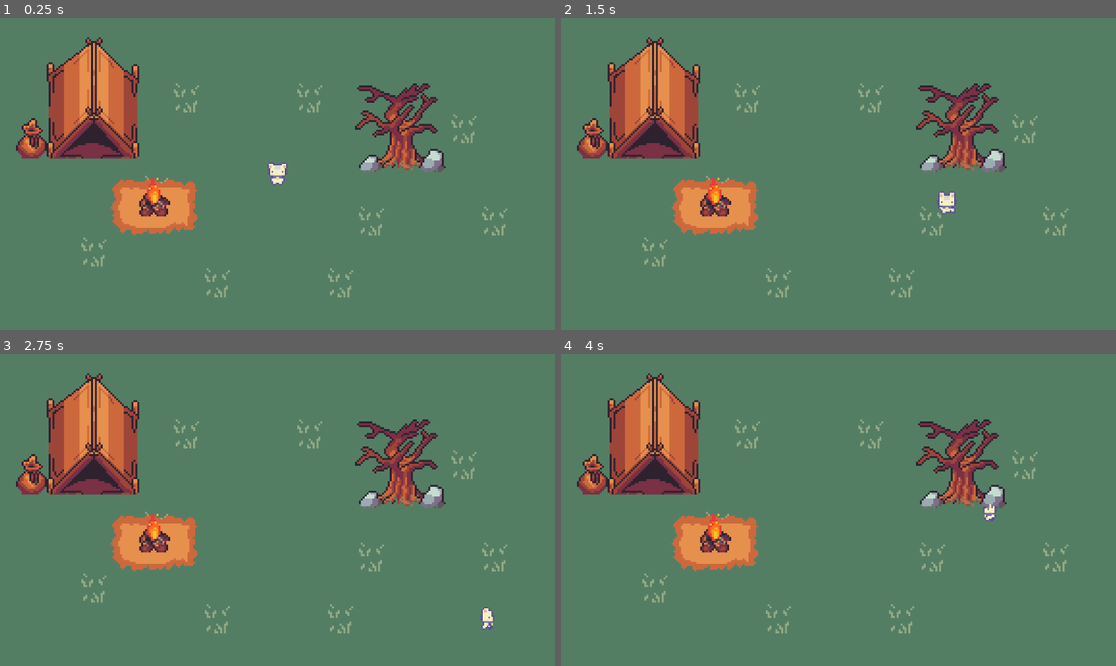
Above: before the commit, frames 1-4 (two rows, left to right).
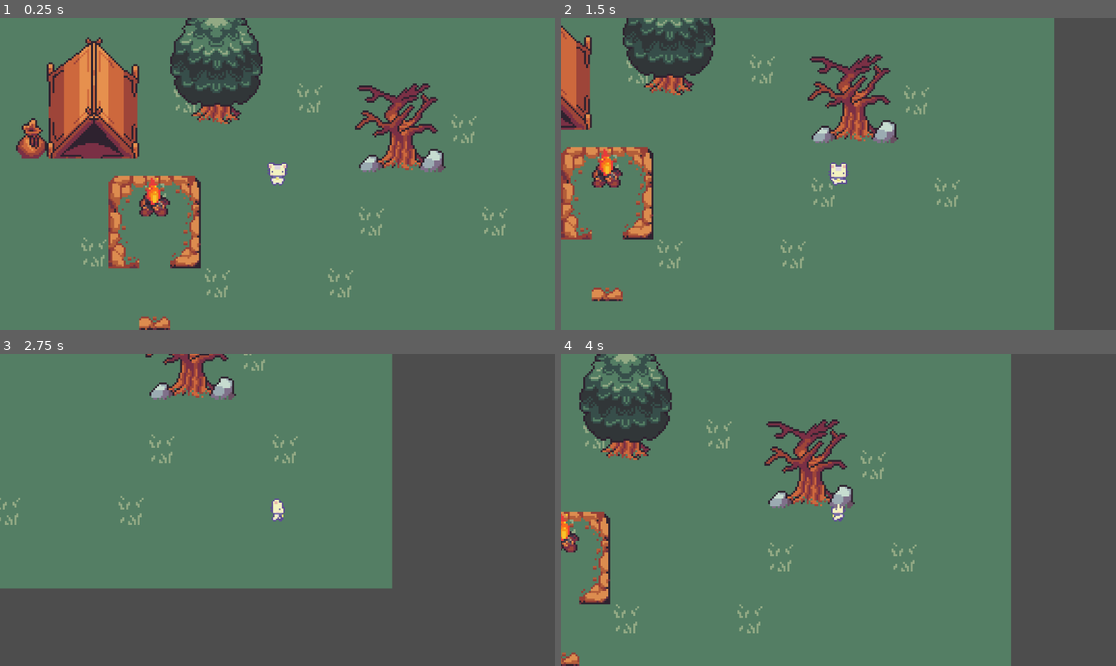
Above: after the commit, the same moments.

Repository: emmadilemma320/EdenEmGame
Game: Godot game, scene res://Scenes/world.tscn
Two runs of this game, one before a commit and one after it. Both use one fixed random seed, a clock stepped at 60 frames per second and the inputs below.
Inputs:
- Up to frame 1 (0.25 s): no input
- Up to frame 2 (1.5 s): hold D (move_right) 0.53-1.28 s; hold S (move_down) from 1.28 s (still down)
- Up to frame 3 (2.75 s): release S (move_down) at 2.03 s; hold D (move_right) from 2.03 s (still down)
- Up to frame 4 (4 s): release D (move_right) at 2.78 s; hold W (move_up) 2.78-3.53 s; hold A (move_left) from 3.53 s (still down)

The runs differ from the first frame. In frame 1, 7.0% of the frame differs, in the area x 19-48%, y 0-100%; in frame 2, 31%; in frame 3, 58%, in the area x 0-100%, y 0-100%; in frame 4, 36%.

Commit message:
Beginning Collision + Camera Movement
Start of collision, camera now follows player

Diff:
--- a/Resources/Ground_Terrain(64x64size).tres
+++ b/Resources/Ground_Terrain(64x64size).tres
@@ -8,7 +8,9 @@
 texture_region_size = Vector2i(64, 64)
 3:0/0 = 0
 4:0/0 = 0
+4:0/0/physics_layer_0/polygon_0/points = PackedVector2Array(-11.6653, 2.36813, 12.5423, 0.263123, 20.4361, 16.5769, -18.8574, 14.9982)
 5:0/0 = 0
+5:0/0/physics_layer_0/polygon_0/points = PackedVector2Array(-1.84188, -11.8407, 16.2261, -10.9636, 20.4361, 16.5769, -18.8574, 14.9982)
 8:0/0 = 0
 9:0/0 = 0
 10:0/0 = 0
@@ -16,6 +18,7 @@
 12:0/0 = 0
 14:0/0 = 0
 15:0/0 = 0
+15:0/0/physics_layer_0/polygon_0/points = PackedVector2Array(16.967, -32, 17.0997, 32, 11.9596, 32, 11.9267, -32)
 16:0/0 = 0
 17:0/0 = 0
 18:0/0 = 0
@@ -28,13 +31,17 @@
 25:0/0 = 0
 3:1/0 = 0
 4:1/0 = 0
+4:1/0/physics_layer_0/polygon_0/points = PackedVector2Array(-11.6653, 2.36813, 12.5423, 0.263123, 20.4361, 16.5769, -18.8574, 14.9982)
 5:1/0 = 0
+5:1/0/physics_layer_0/polygon_0/points = PackedVector2Array(-1.84188, -11.8407, 16.2261, -10.9636, 20.4361, 16.5769, -18.8574, 14.9982)
 8:1/0 = 0
 9:1/0 = 0
 11:1/0 = 0
 12:1/0 = 0
 14:1/0 = 0
+14:1/0/physics_layer_0/polygon_0/points = PackedVector2Array(16.967, -32, 17.0997, 32, 11.9596, 32, 11.9267, -32)
 16:1/0 = 0
+16:1/0/physics_layer_0/polygon_0/points = PackedVector2Array(16.967, -32, 17.0997, 32, 11.9596, 32, 11.9267, -32)
 17:1/0 = 0
 18:1/0 = 0
 19:1/0 = 0
@@ -127,9 +134,13 @@
 23:8/0 = 0
 24:8/0 = 0
 25:8/0 = 0
+0:9/next_alternative_id = 2
 0:9/0 = 0
+0:9/0/physics_layer_0/polygon_0/points = PackedVector2Array(-32, -16.8477, -16.4485, -32, 32, -32, 32, -8.08236, 10.3801, -8.38392, -7.82499, 9.66147, -8.06019, 32, -32, 32)
 1:9/0 = 0
+1:9/0/physics_layer_0/polygon_0/points = PackedVector2Array(32, -32, 32, -7.98814, -32, -8.00521, -32, -32)
 2:9/0 = 0
+2:9/0/physics_layer_0/polygon_0/points = PackedVector2Array(16.8477, -32, 32, -16.4485, 32, 32, 8.08236, 32, 8.38392, 10.3801, -9.66147, -7.82499, -32, -8.06019, -32, -32)
 3:9/0 = 0
 4:9/0 = 0
 10:9/0 = 0
@@ -146,7 +157,9 @@
 24:9/0 = 0
 25:9/0 = 0
 0:10/0 = 0
+0:10/0/physics_layer_0/polygon_0/points = PackedVector2Array(-32, -32, -7.98814, -32, -8.00521, 32, -32, 32)
 2:10/0 = 0
+2:10/0/physics_layer_0/polygon_0/points = PackedVector2Array(32, 32, 7.98814, 32, 8.00521, -32, 32, -32)
 3:10/0 = 0
 4:10/0 = 0
 6:10/0 = 0
@@ -160,8 +173,11 @@
 24:10/0 = 0
 25:10/0 = 0
 0:11/0 = 0
+0:11/0/physics_layer_0/polygon_0/points = PackedVector2Array(-16.8477, 32, -32, 16.4485, -32, -32, -8.08236, -32, -8.38392, -10.3801, 9.66147, 7.82499, 32, 8.06019, 32, 32)
 1:11/0 = 0
+1:11/0/physics_layer_0/polygon_0/points = PackedVector2Array(-32, 32, -32, 7.98814, 32, 8.00521, 32, 32)
 2:11/0 = 0
+2:11/0/physics_layer_0/polygon_0/points = PackedVector2Array(32, 16.8477, 16.4485, 32, -32, 32, -32, 8.08236, -10.3801, 8.38392, 7.82499, -9.66147, 8.06019, -32, 32, -32)
 11:11/0 = 0
 12:11/0 = 0
 13:11/0 = 0
@@ -225,8 +241,10 @@
 0:0/0 = 0
 1:0/size_in_atlas = Vector2i(1, 2)
 1:0/0 = 0
+1:0/0/physics_layer_0/polygon_0/points = PackedVector2Array(-32, -3.88075, 32, -3.5703, 32.0137, 47.6258, -31.8382, 47.9766)
 2:0/size_in_atlas = Vector2i(1, 2)
 2:0/0 = 0
+2:0/0/physics_layer_0/polygon_0/points = PackedVector2Array(-32, -3.88075, 32, -3.5703, 32.0137, 47.6258, -31.8382, 47.9766)
 6:0/size_in_atlas = Vector2i(2, 2)
 6:0/0 = 0
 6:2/size_in_atlas = Vector2i(2, 2)
@@ -257,17 +275,23 @@
 6:4/0 = 0
 6:6/size_in_atlas = Vector2i(3, 4)
 6:6/0 = 0
+6:6/0/physics_layer_0/polygon_0/points = PackedVector2Array(-90.8097, -51.226, 91.4307, -45.6377, 92.0516, 123.874, -91.7411, 124.495)
 0:2/size_in_atlas = Vector2i(3, 3)
 0:2/0 = 0
+0:2/0/physics_layer_0/polygon_0/points = PackedVector2Array(-24.8917, 37.8972, 27.5581, 38.7743, 30.3647, 49.8255, 50.7132, 63.8589, 29.1368, 62.4556, 45.4506, 75.4365, 12.4722, 71.4019, 16.1559, 84.0319, -5.94664, 70.174, -33.838, 74.7348, -25.2425, 62.4556, -49.9764, 66.4902, -29.1017, 49.2993)
 3:2/size_in_atlas = Vector2i(3, 3)
 3:2/0 = 0
+3:2/0/physics_layer_0/polygon_0/points = PackedVector2Array(-24.8917, 37.8972, 27.5581, 38.7743, 30.3647, 49.8255, 50.7132, 63.8589, 29.1368, 62.4556, 45.4506, 75.4365, 12.4722, 71.4019, 16.1559, 84.0319, -5.94664, 70.174, -33.838, 74.7348, -25.2425, 62.4556, -49.9764, 66.4902, -29.1017, 49.2993)
 0:5/size_in_atlas = Vector2i(3, 4)
 0:5/0 = 0
+0:5/0/physics_layer_0/polygon_0/points = PackedVector2Array(-25.7688, 68.7706, 28.9614, 69.8231, 30.5402, 83.1548, 48.959, 94.0307, 28.0843, 94.557, 42.4685, 104.556, 16.1559, 98.767, 22.9972, 114.905, -11.3846, 99.8195, -34.0134, 108.24, -20.6817, 89.8207, -46.468, 98.767, -27.6984, 83.1548)
 3:5/size_in_atlas = Vector2i(3, 4)
 3:5/0 = 0
+3:5/0/physics_layer_0/polygon_0/points = PackedVector2Array(-25.7688, 68.7706, 28.9614, 69.8231, 30.5402, 83.1548, 48.959, 94.0307, 28.0843, 94.557, 42.4685, 104.556, 16.1559, 98.767, 22.9972, 114.905, -11.3846, 99.8195, -34.0134, 108.24, -20.6817, 89.8207, -46.468, 98.767, -27.6984, 83.1548)
 5:10/size_in_atlas = Vector2i(1, 2)
 5:10/0 = 0
 
 [resource]
 tile_size = Vector2i(64, 64)
+physics_layer_0/collision_layer = 1
 sources/0 = SubResource("TileSetAtlasSource_h2ck3")
--- a/Scenes/player.tscn
+++ b/Scenes/player.tscn
@@ -4,7 +4,7 @@
 [ext_resource type="Texture2D" uid="uid://db6utsfxwwvul" path="res://Assets/Character/Sprout Lands - Sprites - Basic pack/Characters/Basic Charakter Spritesheet.png" id="1_v0iea"]
 
 [sub_resource type="RectangleShape2D" id="RectangleShape2D_cvnsp"]
-size = Vector2(14, 16)
+size = Vector2(42, 16)
 
 [sub_resource type="AtlasTexture" id="AtlasTexture_6t5aa"]
 atlas = ExtResource("1_v0iea")
@@ -161,17 +161,17 @@
 "speed": 5.0
 }]
 
-[node name="Player" type="Node2D"]
-
-[node name="CharacterBody2D" type="CharacterBody2D" parent="."]
+[node name="CharacterBody2D" type="CharacterBody2D"]
 script = ExtResource("1_cvnsp")
 
-[node name="CollisionShape2D" type="CollisionShape2D" parent="CharacterBody2D"]
-scale = Vector2(3, 3)
+[node name="CollisionShape2D" type="CollisionShape2D" parent="."]
+position = Vector2(0, 16)
 shape = SubResource("RectangleShape2D_cvnsp")
 
-[node name="AnimatedSprite2D" type="AnimatedSprite2D" parent="CharacterBody2D"]
+[node name="AnimatedSprite2D" type="AnimatedSprite2D" parent="."]
 scale = Vector2(3, 3)
 sprite_frames = SubResource("SpriteFrames_fs7ks")
 animation = &"front_facing_idle"
 autoplay = "front_facing_idle"
+
+[node name="Player" type="Node2D" parent="."]
--- a/Scenes/world.tscn
+++ b/Scenes/world.tscn
@@ -1,7 +1,10 @@
-[gd_scene load_steps=3 format=4 uid="uid://ipbfxfjjual0"]
+[gd_scene load_steps=4 format=4 uid="uid://ipbfxfjjual0"]
 
 [ext_resource type="PackedScene" uid="uid://cgkys2yocbk4n" path="res://Scenes/player.tscn" id="1_a02cp"]
 [ext_resource type="TileSet" uid="uid://qavwmbkuyrlo" path="res://Resources/Ground_Terrain(64x64size).tres" id="1_go701"]
+
+[sub_resource type="WorldBoundaryShape2D" id="WorldBoundaryShape2D_go701"]
+normal = Vector2(0, 1)
 
 [node name="World" type="Node2D"]
 
@@ -10,8 +13,8 @@
 tile_map_data = PackedByteArray("AAAfABUAAwASAB4AAAAkABEAAwAAAA8AAAA1ABAABAAAABQAAAAvABYABAAYACgAAAAAAAMAAAAIAAEAAAAAAA …(3824 unchanged characters)…
 tile_set = ExtResource("1_go701")
 
-[node name="TileMapLayer" type="TileMapLayer" parent="Grass"]
-tile_map_data = PackedByteArray("AAACAAgAAAARAAIAAAADAAgAAAASAAIAAAADAAcAAAASAAAAAAACAAcAAAARAAAAAAAEAAgAAAATAAIAAAAEAAcAAAATAAAAAAA=")
+[node name="Dirt" type="TileMapLayer" parent="Grass"]
+tile_map_data = PackedByteArray("AAACAAgAAAAAAAoAAAACAAcAAAAAAAkAAAADAAcAAAABAAkAAAAEAAcAAAACAAkAAAAEAAgAAAACAAoAAAAEAAkAAAACAAsAAAADAAsAAAABAAsAAAACAAkAAAAAAAsAAAA=")
 tile_set = ExtResource("1_go701")
 
 [node name="Player" parent="." instance=ExtResource("1_a02cp")]
@@ -19,7 +22,14 @@
 
 [node name="Camera2D" type="Camera2D" parent="Player"]
 
-[node name="TileMapLayer" type="TileMapLayer" parent="."]
+[node name="Decoration" type="TileMapLayer" parent="."]
 position = Vector2(92, 3)
-tile_map_data = PackedByteArray("AAALAAUAAAADAAIAAAAMAAYAAAAFAAAAAAAKAAYAAAAEAAAAAAABAAQAAAAGAAYAAAD//wUAAAAJAAgAAAADAAcAAAANAAMAAAA=")
+tile_map_data = PackedByteArray("AAALAAUAAAADAAIAAAAMAAYAAAAFAAAAAAAKAAYAAAAEAAAAAAABAAQAAAAGAAYAAAD//wUAAAAJAAgAAAADAAcAAAANAAMAAAAFAAMAAAAAAAUAAAA=")
 tile_set = ExtResource("1_go701")
+
+[node name="StaticBody2D" type="StaticBody2D" parent="."]
+position = Vector2(0, 448)
+rotation = -1.5708
+
+[node name="CollisionShape2D" type="CollisionShape2D" parent="StaticBody2D"]
+shape = SubResource("WorldBoundaryShape2D_go701")
Not shown, changed: Documentation/DesignDoc.txt
